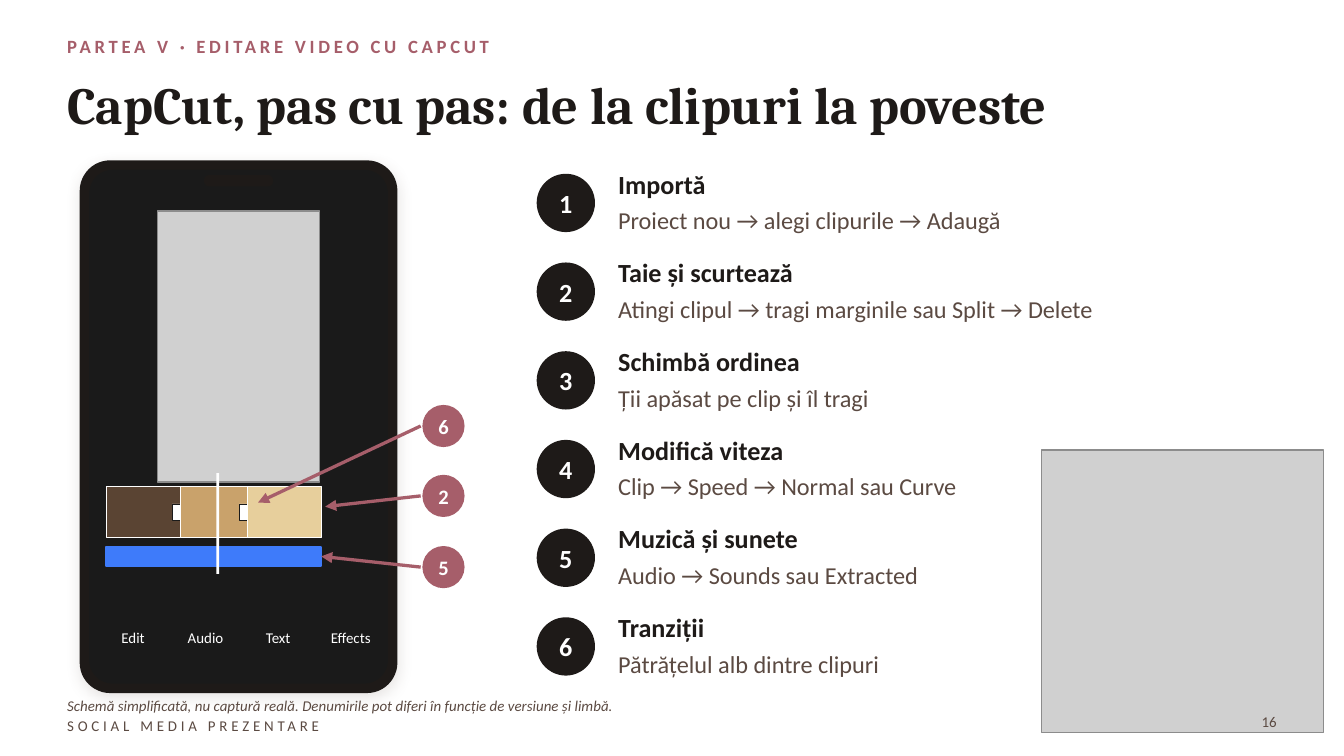
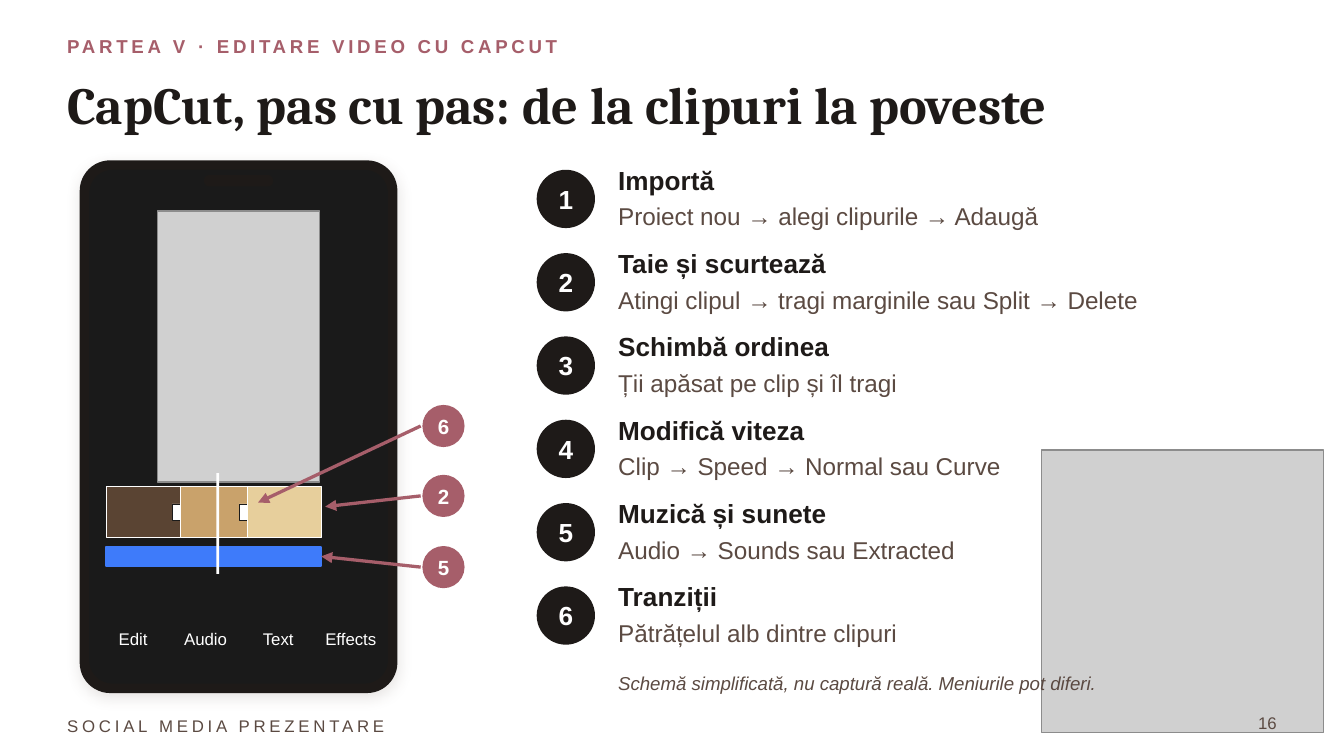
Before and after one commit to dianaavram2014/Blonde-ambition, a slide deck: slide 16 of SOCIAL_MEDIA_PREZENTARE.pptx. Drawn at 1344x756 pixels with LibreOffice and Linux fonts; fonts in the diff are those of the drawing; grey boxes stand for pictures. Boxes give left, top, right and bottom in pixels: in the first picture for what was removed or moved away, otherwise in the second. Text is boxed around its words. In the diff, an @@ line names an element or a change of style, - is before the commit and + after.

```diff
--- a/SOCIAL_MEDIA_PREZENTARE.pptx
+++ b/SOCIAL_MEDIA_PREZENTARE.pptx
@@ ellipse: place and size @@
-ellipse at [538, 175, 594, 231]
+ellipse at [538, 171, 594, 227]
@@ 3 texts, 1 ellipse: place and size @@
-3 texts, 1 ellipse at [538, 263, 1092, 322]
+3 texts, 1 ellipse at [538, 253, 1138, 314]
@@ 3 texts, 1 ellipse: place and size @@
-3 texts, 1 ellipse at [538, 352, 869, 412]
+3 texts, 1 ellipse at [538, 336, 897, 397]
@@ 3 texts, 1 ellipse: place and size @@
-3 texts, 1 ellipse at [538, 441, 956, 499]
+3 texts, 1 ellipse at [538, 420, 1001, 480]
@@ 3 texts, 1 ellipse: place and size @@
-3 texts, 1 ellipse at [538, 529, 918, 586]
+3 texts, 1 ellipse at [538, 503, 954, 560]
@@ 3 texts, 1 ellipse: place and size @@
-3 texts, 1 ellipse at [538, 618, 879, 678]
+3 texts, 1 ellipse at [538, 587, 896, 647]
@@ font Calibri to Arial in 20 elements at [173, 40, 185, 53], [438, 420, 449, 434], [559, 191, 574, 209], [618, 170, 714, 195], [618, 207, 1039, 230], [559, 273, 574, 292], [618, 253, 826, 279], [618, 291, 1138, 314], [559, 356, 574, 376], [618, 336, 829, 357], [618, 374, 897, 397], [559, 441, 574, 459], [618, 420, 805, 441], [618, 457, 1001, 480], [618, 503, 826, 529], [618, 541, 954, 560], [559, 524, 574, 543], [618, 587, 717, 612], [559, 606, 574, 626], [618, 624, 896, 647] @@
@@ text at [618, 676, 1095, 695]: text changed; size 8 to 10 pt; font Calibri to Arial @@
-Schemă simplificată, nu captură reală. Denumirile pot diferi în funcție de versiune și limbă.
+Schemă simplificată, nu captură reală. Meniurile pot diferi.
@@ size 8 to 9 pt, font Calibri to Arial in 6 elements at [119, 632, 148, 645], [184, 632, 227, 645], [263, 633, 294, 645], [325, 633, 376, 645], [1258, 717, 1277, 733], [67, 712, 605, 739] @@
```
Also in this commit, not shown: 19 other slides changed, 1 other file.
